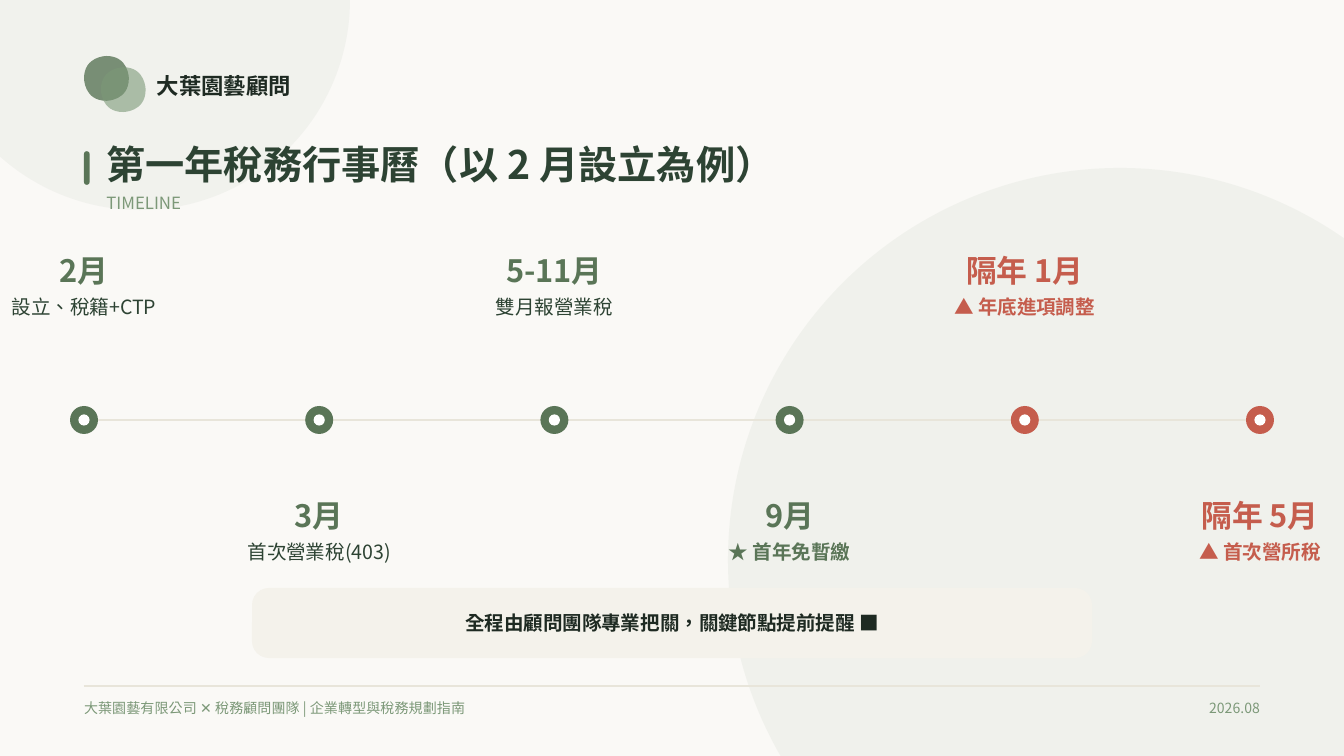
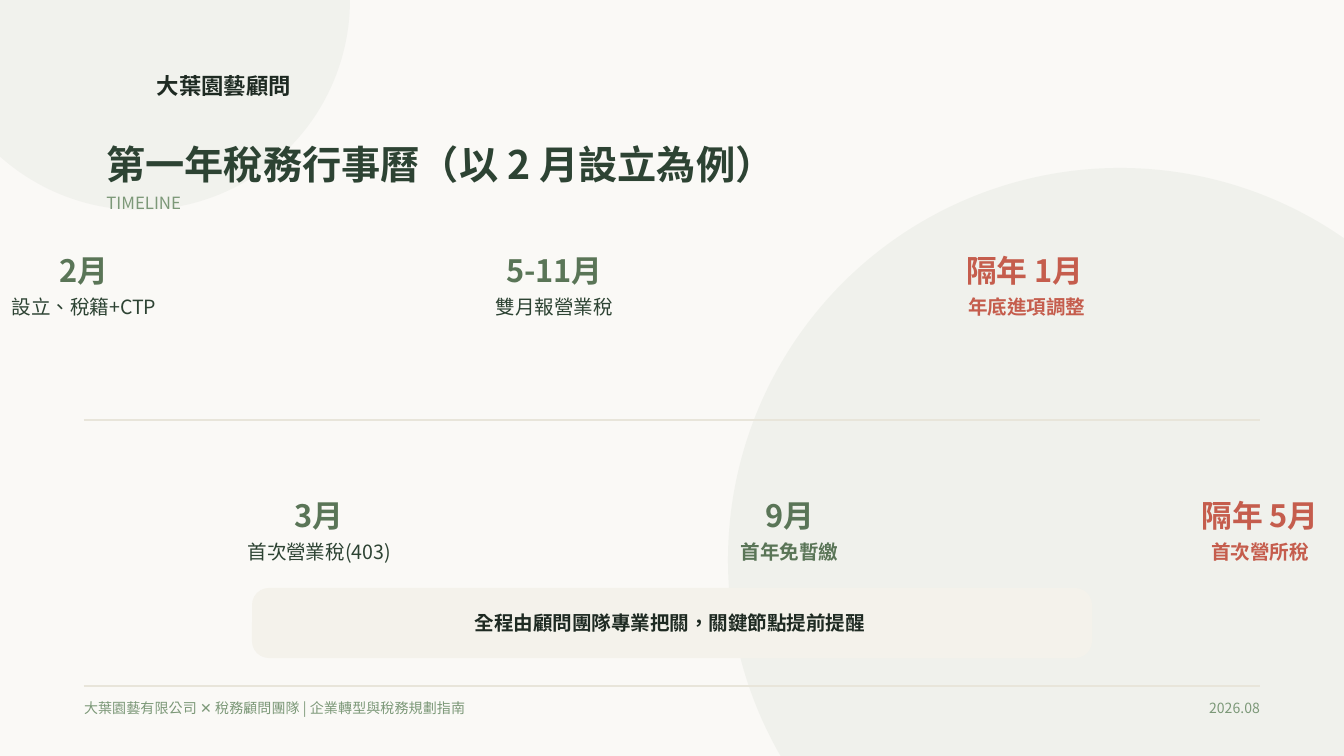
Before and after one commit to qwerty10218/horticulture-tax-case, a slide deck: slide 14 of 08_上台簡報準備/園藝公司設立與首年稅務規劃 (統一風格版).pptx. Drawn at 1344x756 pixels with LibreOffice and Linux fonts; fonts in the diff are those of the drawing; background and template pictures are left out. Boxes give left, top, right and bottom in pixels: in the first picture for what was removed or moved away, otherwise in the second. Text is boxed around its words. In the diff, an @@ line names an element or a change of style, - is before the commit and + after.

```diff
--- a/08_上台簡報準備/園藝公司設立與首年稅務規劃 (統一風格版).pptx
+++ b/08_上台簡報準備/園藝公司設立與首年稅務規劃 (統一風格版).pptx
@@ freeform shape removed at [83,56,128,101] @@
@@ freeform shape removed at [101,67,145,112] @@
@@ rounded rectangle removed at [83,151,89,184] @@
@@ text at [968,297,1085,316]: text changed @@
-▲ 年底進項調整
+年底進項調整
@@ group removed at [70,406,1274,434]: 12 ellipses @@
@@ text at [741,542,839,561]: text changed @@
-★ 首年免暫繳
+首年免暫繳
@@ text at [1211,542,1308,561]: text changed @@
-▲ 首次營所稅
+首次營所稅
@@ text at [475,613,865,632]: text changed @@
-全程由顧問團隊專業把關，關鍵節點提前提醒 ■
+全程由顧問團隊專業把關，關鍵節點提前提醒
```
Also in this commit, not shown: 14 other slides changed, 1 other file.
